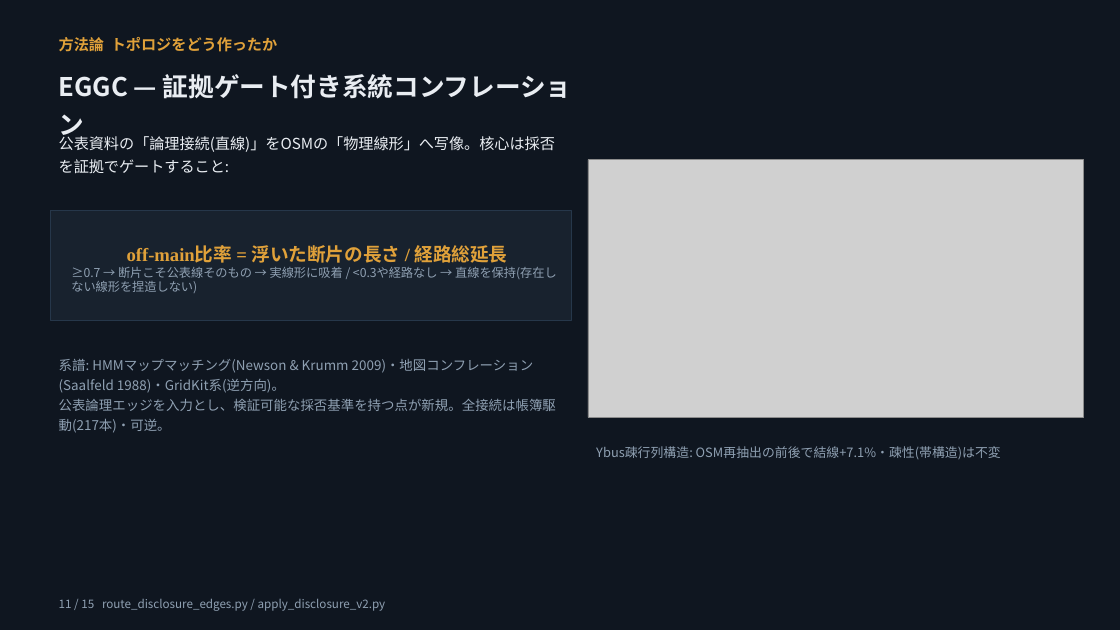
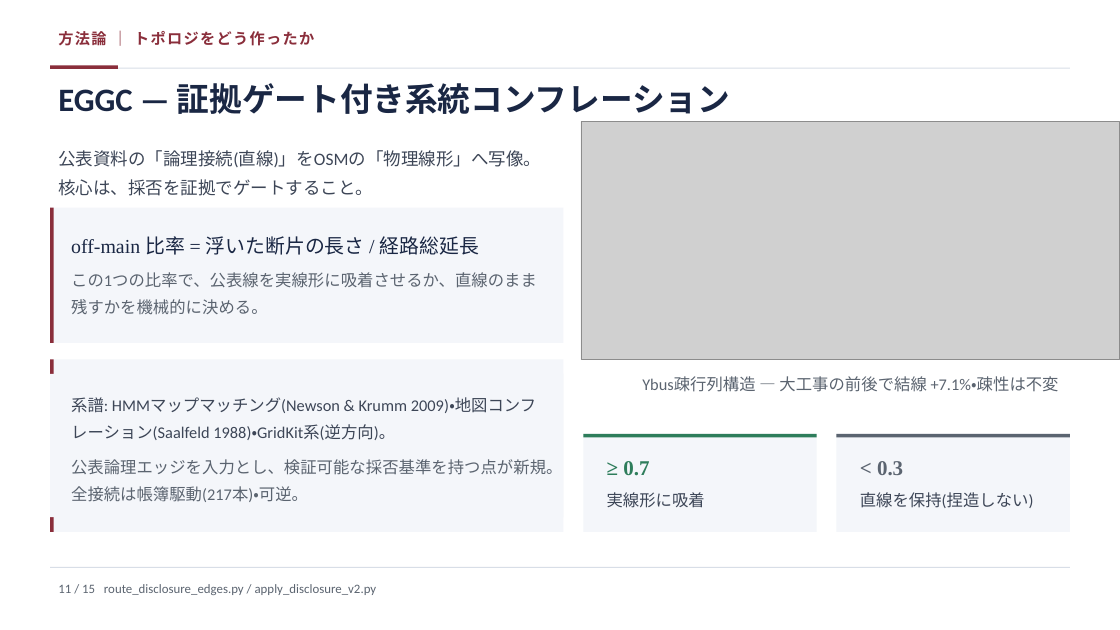
Before and after one commit to lutelute/All-Japan-Grid, a slide deck: slide 11 of docs/slides/AGJ_dynamics_2026-08-17_genspark.pptx. Drawn at 1120x630 pixels with LibreOffice and Linux fonts; fonts in the diff are those of the drawing; grey boxes stand for pictures. Boxes give left, top, right and bottom in pixels: in the first picture for what was removed or moved away, otherwise in the second. Text is boxed around its words. In the diff, an @@ line names an element or a change of style, - is before the commit and + after.

```diff
--- a/docs/slides/AGJ_dynamics_2026-08-17_genspark.pptx
+++ b/docs/slides/AGJ_dynamics_2026-08-17_genspark.pptx
@@ rectangle removed at <box>0,0,1120,630</box> @@
@@ text at <box>58,31,314,46</box>: text changed; font Noto Sans CJK JP to Calibri; text colour #E0A13A to #8A2E3B @@
-方法論 トポロジをどう作ったか
+方法論 ｜ トポロジをどう作ったか
@@ text "EGGC — 証拠ゲート付き系統コンフレーション": place and size @@
-text "EGGC — 証拠ゲート付き系統コンフレーション" at <box>59,74,572,99</box>
+text "EGGC — 証拠ゲート付き系統コンフレーション" at <box>58,83,730,114</box>
@@ text "EGGC — 証拠ゲート付き系統コンフレーション" at <box>58,83,730,114</box>: size 22 to 28 pt, font Noto Sans CJK JP to Calibri, text colour #E9EDF2 to #1A2744; line spacing 1.25 to 1 @@
@@ rectangle added at <box>50,68,1070,69</box>, fill #D8DEE7 @@
@@ rectangle added at <box>50,66,118,69</box>, fill #8A2E3B @@
@@ picture: place and size @@
-picture at <box>588,160,1084,418</box>
+picture at <box>581,121,1120,360</box>
@@ text at <box>58,150,541,196</box>: text changed; size 13 to 15 pt; font Noto Sans CJK JP to Calibri; text colour #E9EDF2 to #3D4657 @@
-公表資料の「論理接続(直線)」をOSMの「物理線形」へ写像。核心は採否を証拠でゲートすること:
+公表資料の「論理接続(直線)」をOSMの「物理線形」へ写像。核心は、採否を証拠でゲートすること。
@@ rectangle "off-main 比率 = 浮いた断片の長さ / ...": place and size @@
-rectangle "off-main 比率 = 浮いた断片の長さ / ..." at <box>50,210,571,321</box>
+rectangle "off-main 比率 = 浮いた断片の長さ / ..." at <box>50,208,564,343</box>
@@ rectangle "off-main 比率 = 浮いた断片の長さ / ..." at <box>50,208,564,343</box>: fill #18222E to none; outline #26374A 0.75 pt to #4B7EBC 0.75 pt @@
@@ rectangle added at <box>50,208,564,343</box>, fill #F4F6FA @@
@@ rectangle added at <box>50,208,54,343</box>, fill #8A2E3B @@
@@ text in rectangle at <box>71,236,537,314</box>: text changed; size 10.5 to 14 pt; font Noto Sans CJK JP to Calibri; text colour #8FA0B2 to #5B6470 @@
-off-main比率 = 浮いた断片の長さ / 経路総延長
-≥0.7 → 断片こそ公表線そのもの → 実線形に吸着 / <0.3や経路なし → 直線を保持(存在しない線形を捏造しない)
+off-main 比率 = 浮いた断片の長さ / 経路総延長
+この1つの比率で、公表線を実線形に吸着させるか、直線のまま残すかを機械的に決める。
@@ text "系譜: HMMマップマッチング(Newson & Krumm 2009)・地図コンフレーション(Saalfeld ...": place and size @@
-text "系譜: HMMマップマッチング(Newson & Krumm 2009)・地図コンフレーション(Saalfeld ..." at <box>59,359,556,433</box>
+text "系譜: HMMマップマッチング(Newson & Krumm 2009)・地図コンフレーション(Saalfeld ..." at <box>71,397,562,502</box>
@@ text "系譜: HMMマップマッチング(Newson & Krumm 2009)・地図コンフレーション(Saalfeld ..." at <box>71,397,562,502</box>: size 11.5 to 14 pt, font Noto Sans CJK JP to Calibri; text colour #8FA0B2 to #3D4657 in "系譜: HMMマップマッチング(Newson & Krumm 2009)・地図コンフレーション(Saalfeld 198 ..."; text colour #8FA0B2 to #5B6470 in "公表論理エッジを入力とし、検証可能な採否基準を持つ点が新規。全接続は帳簿駆動(217本)・可逆。"; line spacing 1.25 to 1.4; more space between paragraphs; vertical alignment top to middle @@
@@ rectangle added at <box>50,360,564,533</box>, fill #F4F6FA @@
@@ rectangle added at <box>50,360,54,533</box>, fill #8A2E3B @@
@@ text at <box>642,376,1059,392</box>: text changed; size 11 to 14 pt; font Noto Sans CJK JP to Calibri; text colour #8FA0B2 to #5B6470 @@
-Ybus疎行列構造: OSM再抽出の前後で結線+7.1%・疎性(帯構造)は不変
+Ybus疎行列構造 — 大工事の前後で結線 +7.1%・疎性は不変
@@ rectangle added at <box>583,434,817,533</box>, fill #F4F6FA @@
@@ rectangle added at <box>583,434,817,438</box>, fill #2E7D5B @@
@@ rectangle added at <box>837,434,1070,533</box>, fill #F4F6FA @@
@@ rectangle added at <box>837,434,1070,438</box>, fill #5B6470 @@
@@ text added at <box>623,461,649,476</box>, 18 pt, text #2E7D5B, bold @@
+≥ 0.7
@@ text added at <box>877,461,903,475</box>, 18 pt, text #5B6470, bold @@
+< 0.3
@@ text added at <box>607,492,705,508</box>, 14 pt, text #3D4657 @@
+実線形に吸着
@@ text added at <box>860,492,1034,508</box>, 14 pt, text #3D4657 @@
+直線を保持(捏造しない)
@@ rectangle added at <box>50,567,1070,568</box>, fill #D8DEE7 @@
@@ text "11 / 15 route_disclosure_edges.py / ...": place and size @@
-text "11 / 15 route_disclosure_edges.py / ..." at <box>59,599,386,611</box>
+text "11 / 15 route_disclosure_edges.py / ..." at <box>58,584,377,595</box>
@@ text "11 / 15 route_disclosure_edges.py / ..." at <box>58,584,377,595</box>: size 10 to 11 pt, font Noto Sans CJK JP to Calibri, text colour #8FA0B2 to #5B6470; line spacing 1.25 to 1 @@
```
Also in this commit, not shown: 14 other slides changed.
